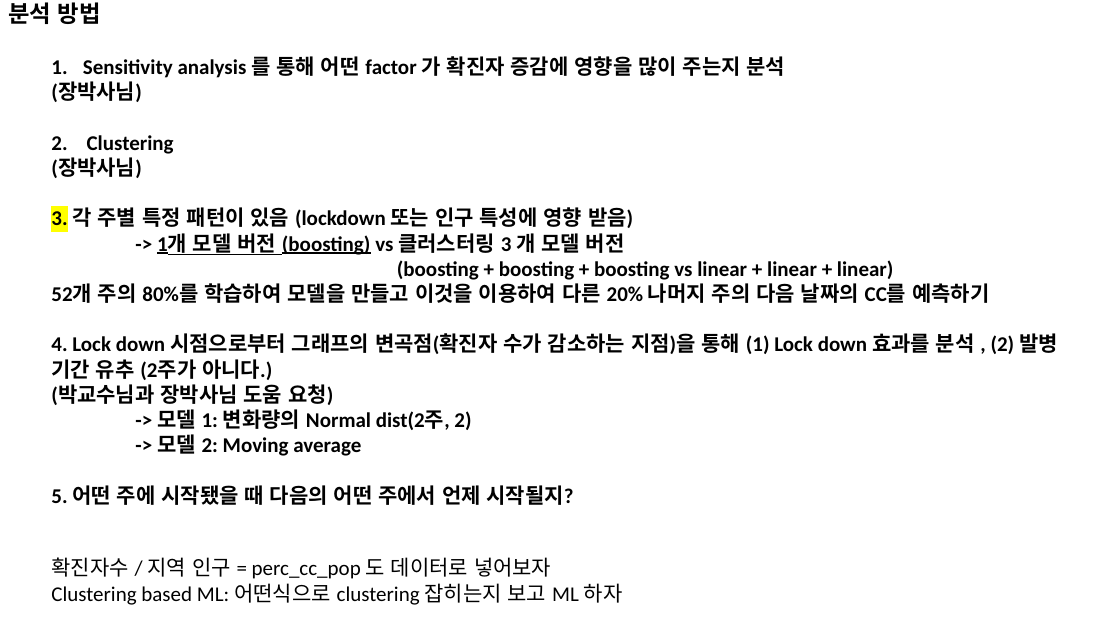
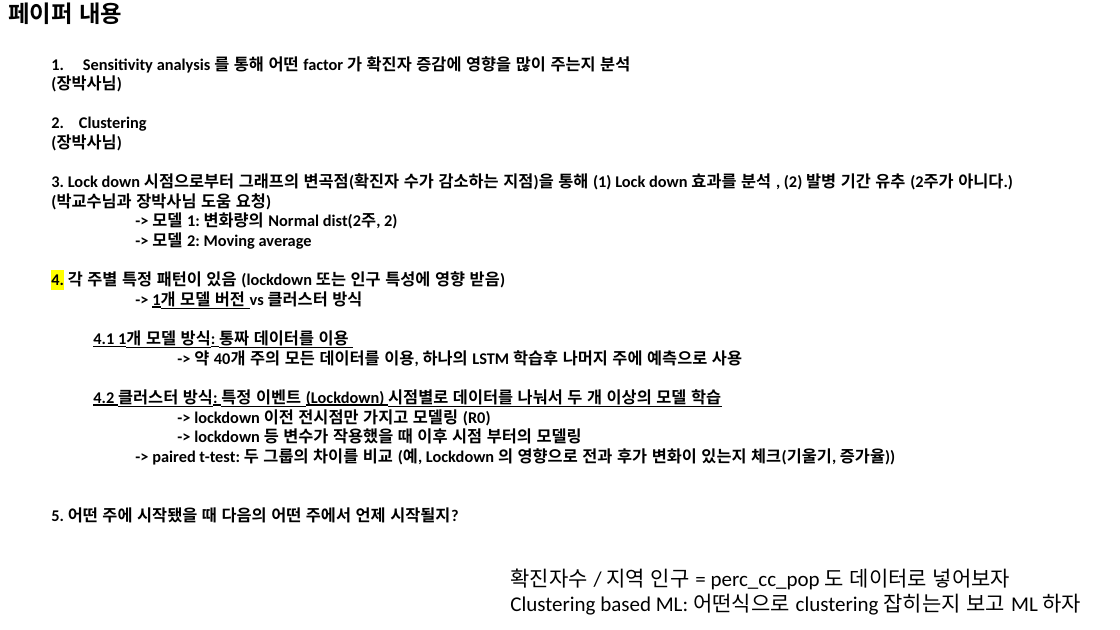
Before and after one commit to pcyoung75/GlobalForecasting, a slide deck: slide 2 of doc/Paper Images.pptx (slide 5 before the commit). Drawn at 1120x630 pixels with LibreOffice and Linux fonts; fonts in the diff are those of the drawing. Boxes give left, top, right and bottom in pixels: in the first picture for what was removed or moved away, otherwise in the second. Text is boxed around its words. In the diff, an @@ line names an element or a change of style, - is before the commit and + after.

```diff
--- a/doc/Paper Images.pptx
+++ b/doc/Paper Images.pptx
@@ title at bbox=[8, 2, 122, 24]: text changed @@
-분석 방법
+페이퍼 내용
@@ text at bbox=[51, 53, 630, 523]: size 18 to 14 pt in "Sensitivity analysis 를 통해 어떤 factor 가 ...", "(장박사님)", "2. Clustering", "(장박사님)" and 4 more places @@
@@ text at bbox=[51, 173, 1013, 190]: text changed; size 18 to 14 pt @@
-3. 각 주별 특정 패턴이 있음 (lockdown 또는 인구 특성에 영향 받음)
--> 1개 모델 버전 (boosting) vs 클러스터링 3 개 모델 버전
-(boosting + boosting + boosting vs linear + linear + linear)
-52개 주의 80%를 학습하여 모델을 만들고 이것을 이용하여 다른 20% 나머지 주의 다음 날짜의 CC를 예측하기
-4. Lock down 시점으로부터 그래프의 변곡점(확진자 수가 감소하는 지점)을 통해 (1) Lock down 효과를 분석 , (2) 발병 기간 유추 (2주가 아니다.)
+3. Lock down 시점으로부터 그래프의 변곡점(확진자 수가 감소하는 지점)을 통해 (1) Lock down 효과를 분석 , (2) 발병 기간 유추 (2주가 아니다.)
@@ text at bbox=[51, 271, 895, 465]: paragraphs added @@
+4. 각 주별 특정 패턴이 있음 (lockdown 또는 인구 특성에 영향 받음)
+-> 1개 모델 버전 vs 클러스터 방식
+  4.1 1개 모델 방식: 통짜 데이터를 이용
+  -> 약 40개 주의 모든 데이터를 이용, 하나의 LSTM 학습후 나머지 주에 예측으로 사용
+  4.2 클러스터 방식: 특정 이벤트 (Lockdown) 시점별로 데이터를 나눠서 두 개 이상의 모델 학습
+  -> lockdown 이전 전시점만 가지고 모델링 (R0)
+  -> lockdown 등 변수가 작용했을 때 이후 시점 부터의 모델링
+-> paired t-test: 두 그룹의 차이를 비교 (예, Lockdown 의 영향으로 전과 후가 변화이 있는지 체크(기울기, 증가율))
@@ text "확진자수 / 지역 인구 = ...": place and size @@
-text "확진자수 / 지역 인구 = ..." at bbox=[51, 557, 623, 605]
+text "확진자수 / 지역 인구 = ..." at bbox=[510, 568, 1082, 615]
```
Also in this commit, not shown: 1 other slide changed, 61 slides added, 55 slides removed, 8 other files.
